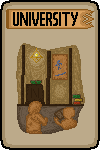
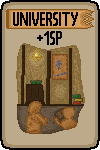
Layers edited between the first and the second 100 x 150 image:
added layer "points" above "drawing" over [37, 31, 62, 45]
